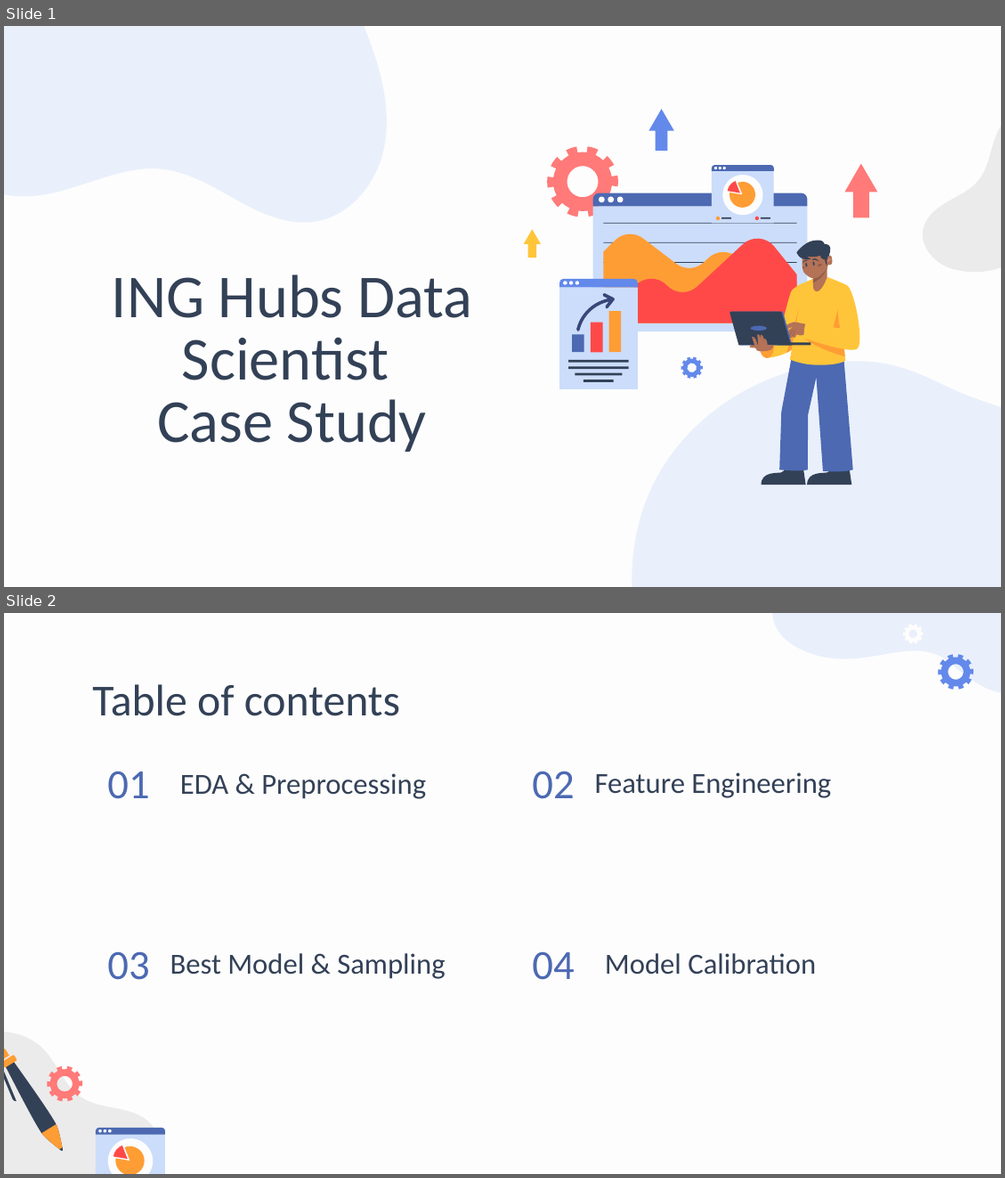
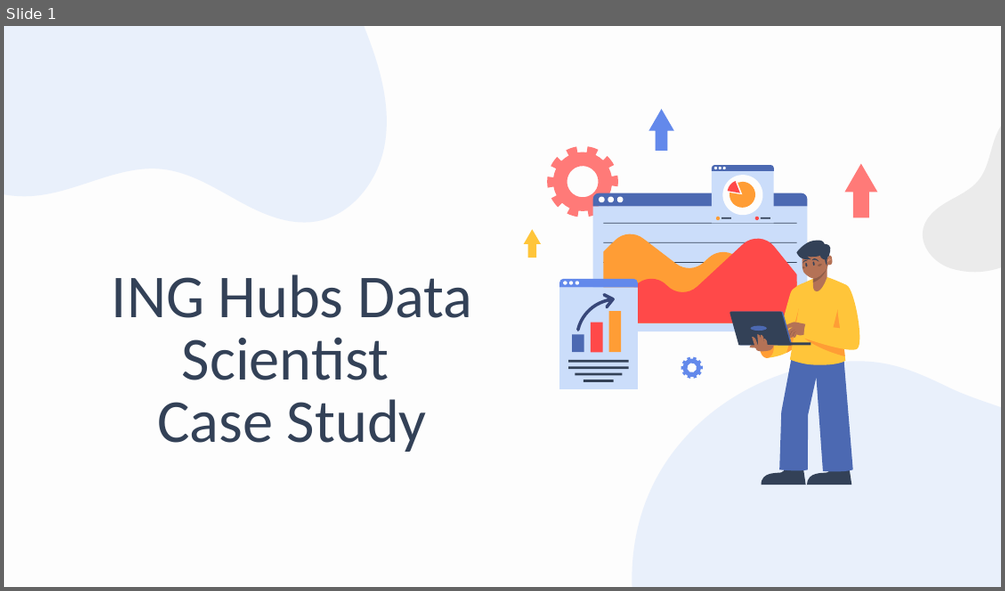
Before and after one commit to denizgunay/loan_delinquency, a slide deck: presentation.pptx. Shown one above the other, each under a label of ours: slides 1 and 2 before the commit, slide 1 after it. The pictures are 1005x1178 and 1005x591 pixels, drawn with LibreOffice and Linux fonts; fonts in the diff are those of the drawing. Boxes give left, top, right and bottom in pixels: in the first picture for what was removed or moved away, otherwise in the second. Text is boxed around its words. In the diff, an @@ line names an element or a change of style, - is before the commit and + after.

```diff
--- a/presentation.pptx
+++ b/presentation.pptx
@@ slide 2 removed at [4, 613, 1001, 1174], background #FDFDFD @@
@@ freeform shape removed at [712, 613, 1001, 741] @@
@@ freeform shape removed at [903, 624, 923, 644] @@
@@ freeform shape removed at [938, 654, 974, 689] @@
@@ title removed at [92, 684, 400, 716] @@
-Table of contents
@@ title removed at [107, 771, 149, 799] @@
-01
@@ title removed at [532, 771, 574, 799] @@
-02
@@ subtitle removed at [595, 772, 831, 798] @@
-Feature Engineering
@@ subtitle removed at [180, 773, 426, 799] @@
-EDA & Preprocessing
@@ title removed at [107, 951, 149, 980] @@
-03
@@ subtitle removed at [170, 953, 445, 979] @@
-Best Model & Sampling
@@ title removed at [532, 952, 574, 980] @@
-04
@@ subtitle removed at [605, 953, 816, 974] @@
-Model Calibration
@@ freeform shape removed at [4, 1013, 181, 1174] @@
@@ group removed at [4, 1047, 165, 1174]: 9 freeform shapes, 4 ellipses, 1 rectangle @@
@@ freeform shape removed at [47, 1065, 82, 1101] @@
```
Also in this commit, not shown: 2 slides changed, 18 slides added, 2 other slides removed, 8 other files.
